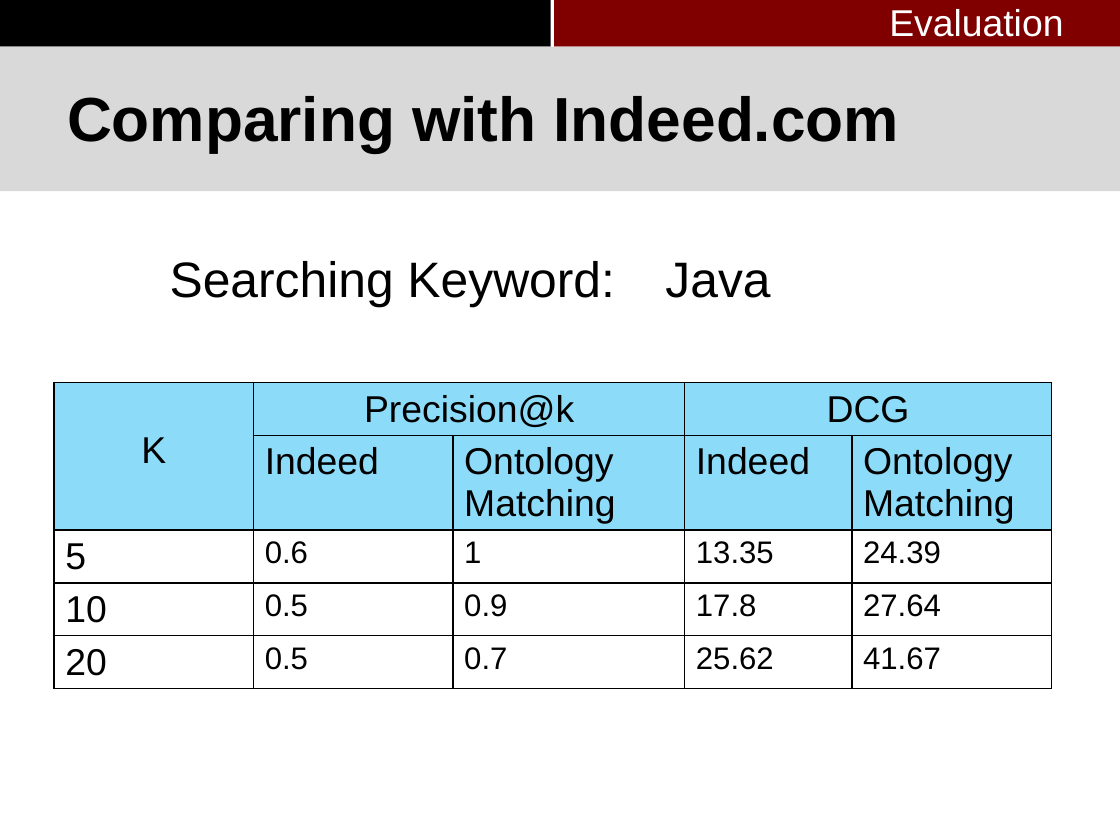
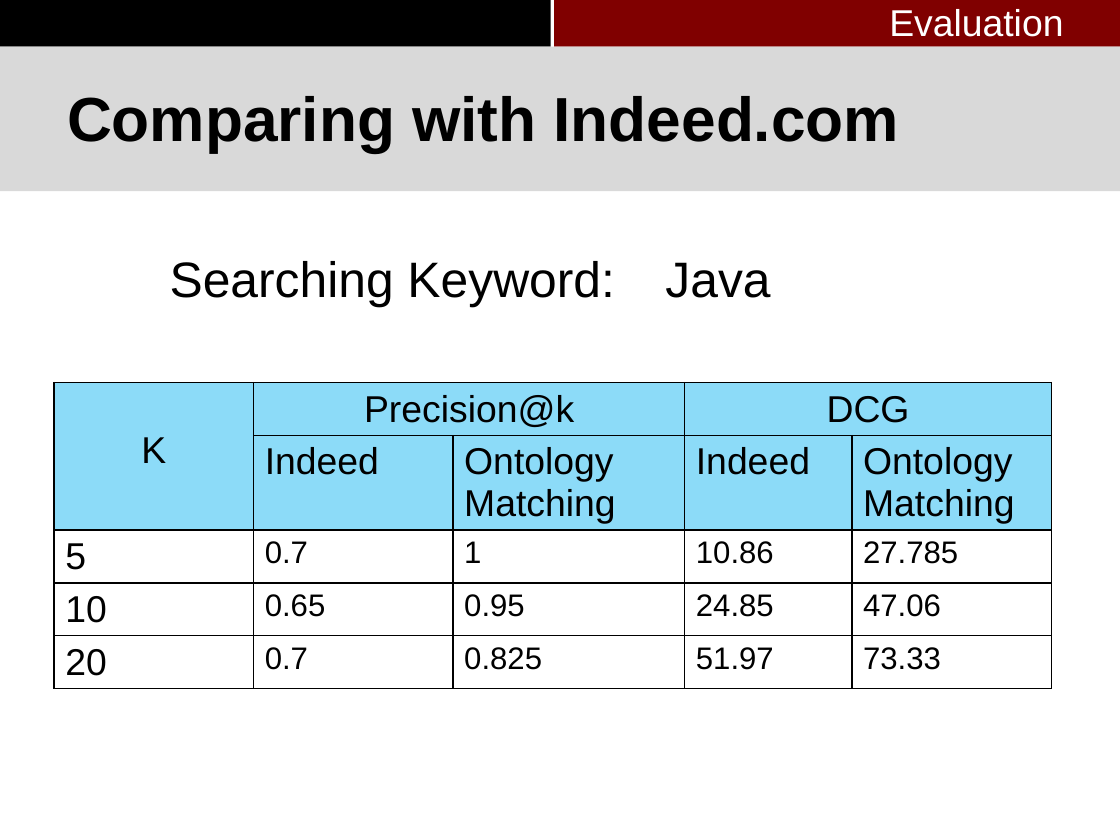
Before and after one commit to pkushiqiang/thesis, a slide deck: slide 77 of media/Master's thesis-3.pptx. Drawn at 1120x840 pixels with LibreOffice and Linux fonts; fonts in the diff are those of the drawing; background and template pictures are left out. Boxes give left, top, right and bottom in pixels: in the first picture for what was removed or moved away, otherwise in the second. Text is boxed around its words. In the diff, an @@ line names an element or a change of style, - is before the commit and + after.

```diff
--- a/media/Master's thesis-3.pptx
+++ b/media/Master's thesis-3.pptx
@@ table at [54,383,1051,708] @@
-row 3: 5 | 0.6 | 1 | 13.35 | 24.39
+row 3: 5 | 0.7 | 1 | 10.86 | 27.785
-row 4: 10 | 0.5 | 0.9 | 17.8 | 27.64
+row 4: 10 | 0.65 | 0.95 | 24.85 | 47.06
-row 5: 20 | 0.5 | 0.7 | 25.62 | 41.67
+row 5: 20 | 0.7 | 0.825 | 51.97 | 73.33
```
Also in this commit, not shown: 4 other slides changed.
